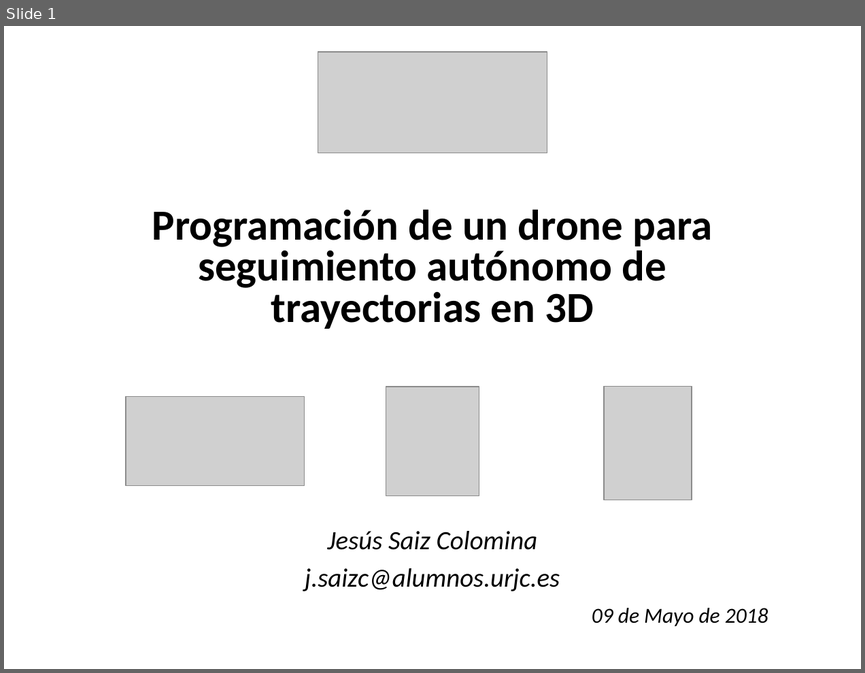
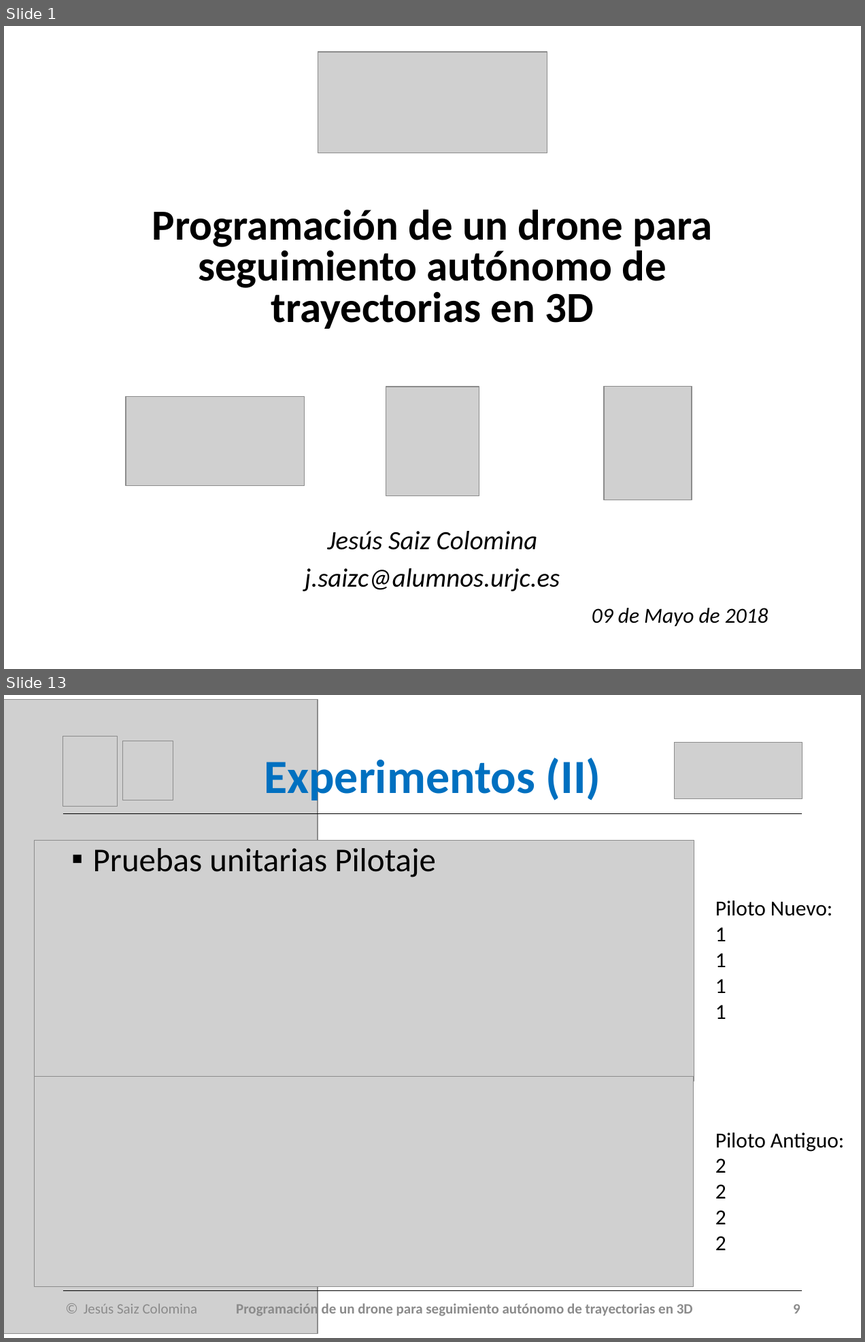
Before and after one commit to RoboticsLabURJC/2017-tfg-jesus-saiz, a slide deck: LaTeX/Presentación PPT.pptx. Shown one above the other, each under a label of ours: slide 1 before the commit, slides 1 and 13 after it; the slides between them are not shown. The pictures are 865x673 and 865x1342 pixels, drawn with LibreOffice and Linux fonts; fonts in the diff are those of the drawing; grey boxes stand for pictures. Boxes give left, top, right and bottom in pixels: in the first picture for what was removed or moved away, otherwise in the second. Text is boxed around its words. In the diff, an @@ line names an element or a change of style, - is before the commit and + after.

```diff
--- a/LaTeX/Presentación PPT.pptx
+++ b/LaTeX/Presentación PPT.pptx
@@ slide 13 added at [4,695,861,1338], background #FFFFFF @@
@@ picture added at [4,699,317,1334] @@
@@ picture added at [63,736,117,807] @@
@@ picture added at [123,741,173,800] @@
@@ title added at [264,753,601,804], 40 pt, text #0070C0, bold @@
+Experimentos (II)
@@ picture added at [674,742,802,798] @@
@@ line added from (63, 814) to (802, 814), #000000 0.5 pt @@
@@ picture added at [35,840,695,1081] @@
@@ text added at [93,848,436,877], 28 pt, text #000000 @@
+▪ Pruebas unitarias Pilotaje
@@ text added at [715,900,844,1250], 18 pt, text #000000 @@
+Piloto Nuevo:
+1
+1
+1
+1
+Piloto Antiguo:
+2
+2
+2
+2
@@ picture added at [35,1076,694,1286] @@
@@ line added from (63, 1291) to (802, 1291), #000000 0.5 pt @@
@@ text added at [84,1301,800,1317], 12 pt, text #8C8C8C, bold @@
+© Jesús Saiz Colomina Programación de un drone para seguimiento autónomo de trayectorias en 3D 9
```
Also in this commit, not shown: 12 slides changed, 3 other slides added, 7 other files.
